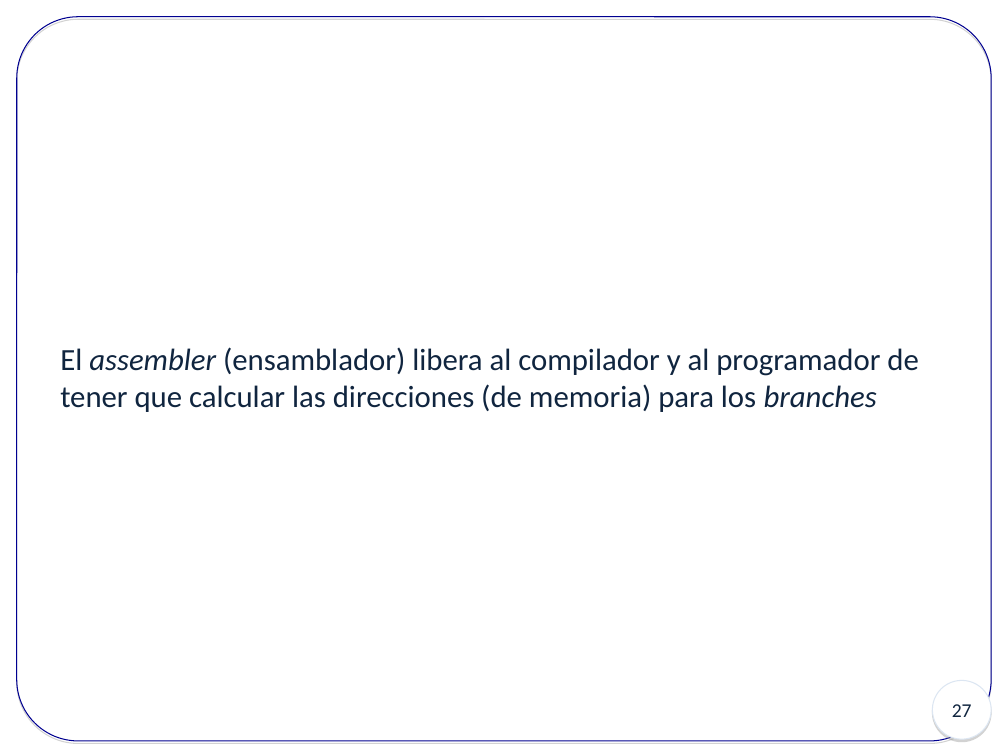
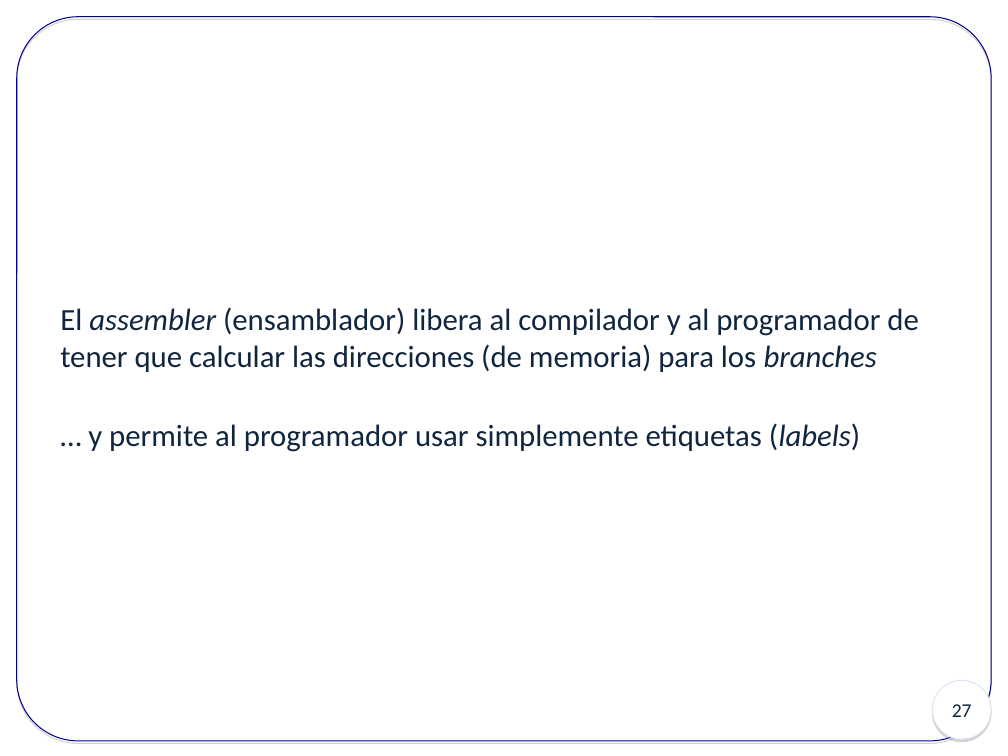
Before and after one commit to fediaz3/syllabus-2021-1, a slide deck: slide 27 of Clases/InstrucsRISC-V.ppt. Drawn at 1008x756 pixels with LibreOffice and Linux fonts; fonts in the diff are those of the drawing. Boxes give left, top, right and bottom in pixels: in the first picture for what was removed or moved away, otherwise in the second. Text is boxed around its words. In the diff, an @@ line names an element or a change of style, - is before the commit and + after.

```diff
--- a/Clases/InstrucsRISC-V.ppt
+++ b/Clases/InstrucsRISC-V.ppt
@@ text at [88,423,860,452]: paragraph added @@
+… y permite al programador usar simplemente etiquetas (labels)
```
Also in this commit, not shown: 6 other slides changed, 6 slides added, 2 other files.
